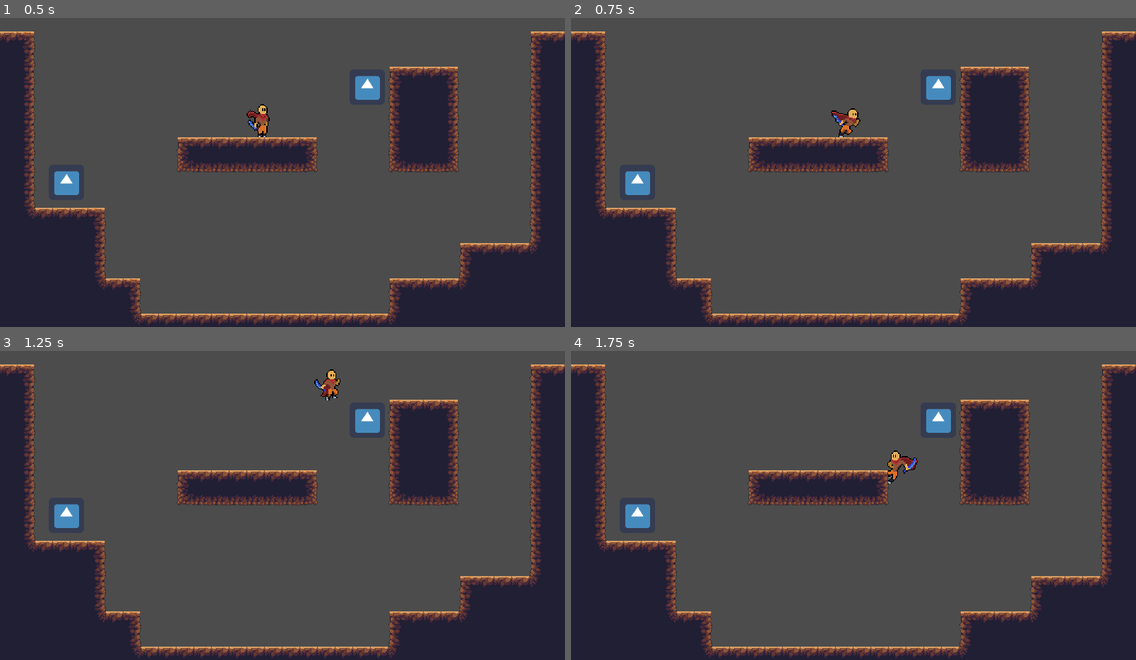
Above: before the commit, frames 1-4 (two rows, left to right).
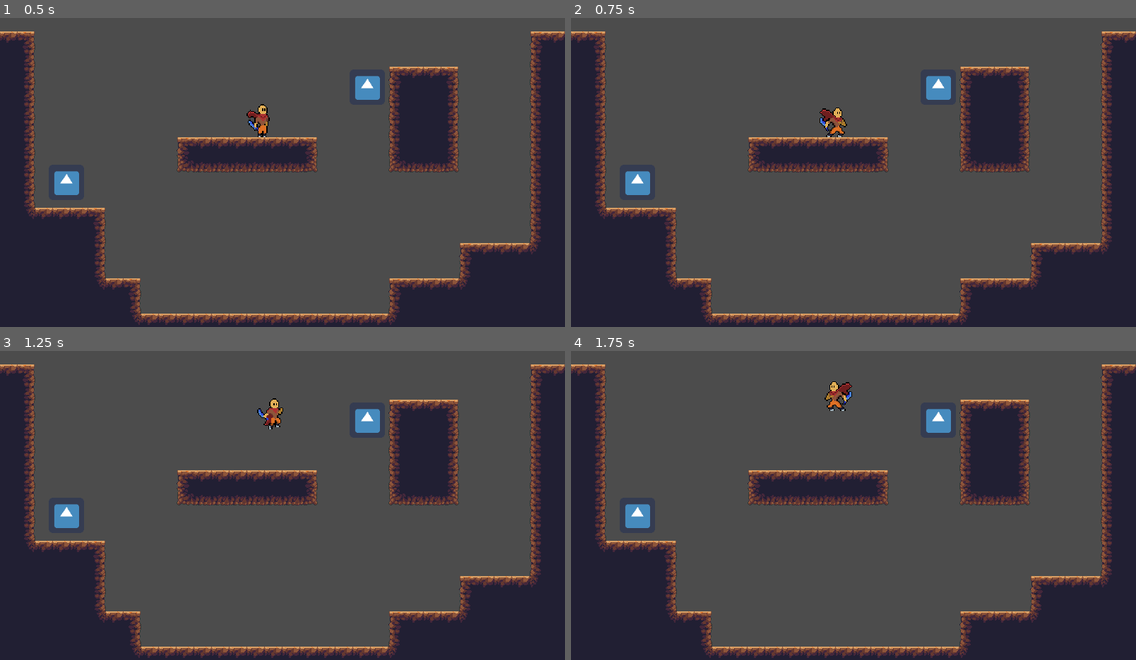
Above: after the commit, the same moments.

Repository: nadzmiidzham/poc-roguelike
Game: Godot game, scene res://src/scene/player_scene.tscn
Same seed, same stepped clock (60 frames per second), same inputs: the game is played once before the commit and once after it. The engine's default icon, where the game draws it, is replaced by a stand-in: a white triangle on a blue panel in a dark square.
Inputs (mouse positions are in pixels of both pictures, inside the frame that each line leads up to):
- Up to frame 1 (0.5 s): no input
- Up to frame 2 (0.75 s): move the mouse to (977, 144) at 0.52 s; hold D (right) from 0.53 s (still down); click (977, 144) at 0.6 s
- Up to frame 3 (1.25 s): keep holding D (right); tap Space (jump) at 0.77, 0.8, 1.07 s
- Up to frame 4 (1.75 s): move the mouse to (740, 511) at 1.27 s; release D (right) at 1.28 s; hold A (left) from 1.28 s (still down); tap Space (jump) at 1.35, 1.52 s; click (740, 511) at 1.55 s

Frame 1 is identical in both runs. In frame 2, 0.4% of the frame differs, in the area x 44-52%, y 28-39%; in frame 3, 0.5%; in frame 4, 0.6%, in the area x 44-62%, y 9-43%.

Commit message:
added basic attack 1

Diff:
--- a/src/actor/player/prefab/player.tscn
+++ b/src/actor/player/prefab/player.tscn
@@ -1,21 +1,239 @@
-[gd_scene load_steps=16 format=2]
+[gd_scene load_steps=19 format=2]
 
 [ext_resource path="res://assets/player/player_idle.png" type="Texture" id=1]
 [ext_resource path="res://assets/player/player_run.png" type="Texture" id=2]
+[ext_resource path="res://assets/player/attack_basic.png" type="Texture" id=3]
+[ext_resource path="res://src/object/hitbox_hurtbox/HitBox.tscn" type="PackedScene" id=4]
 [ext_resource path="res://src/actor/player/script/Player.gd" type="Script" id=5]
 [ext_resource path="res://assets/player/player_jump.png" type="Texture" id=10]
 [ext_resource path="res://assets/player/wall_slide.png" type="Texture" id=11]
 
 [sub_resource type="CapsuleShape2D" id=1]
 radius = 4.42911
-height = 19.5442
+height = 16.203
 
-[sub_resource type="RectangleShape2D" id=2]
-extents = Vector2( 6.78105, 6.54396 )
+[sub_resource type="CapsuleShape2D" id=14]
+radius = 4.9221
+height = 11.5482
 
-[sub_resource type="Animation" id=3]
-resource_name = "attack_1_1"
-length = 0.15
+[sub_resource type="Animation" id=10]
+resource_name = "attack_basic_1"
+length = 0.45
+step = 0.05
+tracks/0/type = "value"
+tracks/0/path = NodePath("CollisionBox:shape:radius")
+tracks/0/interp = 1
+tracks/0/loop_wrap = true
+tracks/0/imported = false
+tracks/0/enabled = true
+tracks/0/keys = {
+"times": PoolRealArray( 0 ),
+"transitions": PoolRealArray( 1 ),
+"update": 0,
+"values": [ 4.42911 ]
+}
+tracks/1/type = "value"
+tracks/1/path = NodePath("CollisionBox:shape:height")
+tracks/1/interp = 1
+tracks/1/loop_wrap = true
+tracks/1/imported = false
+tracks/1/enabled = true
+tracks/1/keys = {
+"times": PoolRealArray( 0 ),
+"transitions": PoolRealArray( 1 ),
+"update": 0,
+"values": [ 16.203 ]
+}
+tracks/2/type = "value"
+tracks/2/path = NodePath("Sprite:rotation_degrees")
+tracks/2/interp = 1
+tracks/2/loop_wrap = true
+tracks/2/imported = false
+tracks/2/enabled = true
+tracks/2/keys = {
+"times": PoolRealArray( 0 ),
+"transitions": PoolRealArray( 1 ),
+"update": 0,
+"values": [ 0.0 ]
+}
+tracks/3/type = "value"
+tracks/3/path = NodePath("Sprite:scale")
+tracks/3/interp = 1
+tracks/3/loop_wrap = true
+tracks/3/imported = false
+tracks/3/enabled = true
+tracks/3/keys = {
+"times": PoolRealArray( 0 ),
+"transitions": PoolRealArray( 1 ),
+"update": 0,
+"values": [ Vector2( 1, 1 ) ]
+}
+tracks/4/type = "value"
+tracks/4/path = NodePath("Sprite:texture")
+tracks/4/interp = 1
+tracks/4/loop_wrap = true
+tracks/4/imported = false
+tracks/4/enabled = true
+tracks/4/keys = {
+"times": PoolRealArray( 0 ),
+"transitions": PoolRealArray( 1 ),
+"update": 1,
+"values": [ ExtResource( 3 ) ]
+}
+tracks/5/type = "value"
+tracks/5/path = NodePath("Sprite:vframes")
+tracks/5/interp = 1
+tracks/5/loop_wrap = true
+tracks/5/imported = false
+tracks/5/enabled = true
+tracks/5/keys = {
+"times": PoolRealArray( 0 ),
+"transitions": PoolRealArray( 1 ),
+"update": 1,
+"values": [ 1 ]
+}
+tracks/6/type = "value"
+tracks/6/path = NodePath("Sprite:hframes")
+tracks/6/interp = 1
+tracks/6/loop_wrap = true
+tracks/6/imported = false
+tracks/6/enabled = true
+tracks/6/keys = {
+"times": PoolRealArray( 0 ),
+"transitions": PoolRealArray( 1 ),
+"update": 1,
+"values": [ 15 ]
+}
+tracks/7/type = "value"
+tracks/7/path = NodePath("Sprite:frame")
+tracks/7/interp = 1
+tracks/7/loop_wrap = true
+tracks/7/imported = false
+tracks/7/enabled = true
+tracks/7/keys = {
+"times": PoolRealArray( 0, 0.1, 0.2, 0.3, 0.4 ),
+"transitions": PoolRealArray( 1, 1, 1, 1, 1 ),
+"update": 1,
+"values": [ 0, 1, 2, 3, 4 ]
+}
+tracks/8/type = "value"
+tracks/8/path = NodePath("Sprite:position")
+tracks/8/interp = 1
+tracks/8/loop_wrap = true
+tracks/8/imported = false
+tracks/8/enabled = true
+tracks/8/keys = {
+"times": PoolRealArray( 0 ),
+"transitions": PoolRealArray( 1 ),
+"update": 0,
+"values": [ Vector2( -1.54749, -3.68353 ) ]
+}
+tracks/9/type = "value"
+tracks/9/path = NodePath("HitBox/HitBoxCollision:shape")
+tracks/9/interp = 1
+tracks/9/loop_wrap = true
+tracks/9/imported = false
+tracks/9/enabled = true
+tracks/9/keys = {
+"times": PoolRealArray( 0 ),
+"transitions": PoolRealArray( 1 ),
+"update": 1,
+"values": [ SubResource( 14 ) ]
+}
+tracks/10/type = "value"
+tracks/10/path = NodePath("HitBox/HitBoxCollision:shape:radius")
+tracks/10/interp = 1
+tracks/10/loop_wrap = true
+tracks/10/imported = false
+tracks/10/enabled = true
+tracks/10/keys = {
+"times": PoolRealArray( 0 ),
+"transitions": PoolRealArray( 1 ),
+"update": 0,
+"values": [ 4.9221 ]
+}
+tracks/11/type = "value"
+tracks/11/path = NodePath("HitBox/HitBoxCollision:shape:height")
+tracks/11/interp = 1
+tracks/11/loop_wrap = true
+tracks/11/imported = false
+tracks/11/enabled = true
+tracks/11/keys = {
+"times": PoolRealArray( 0 ),
+"transitions": PoolRealArray( 1 ),
+"update": 0,
+"values": [ 11.5482 ]
+}
+tracks/12/type = "value"
+tracks/12/path = NodePath("HitBox/HitBoxCollision:position")
+tracks/12/interp = 1
+tracks/12/loop_wrap = true
+tracks/12/imported = false
+tracks/12/enabled = true
+tracks/12/keys = {
+"times": PoolRealArray( 0 ),
+"transitions": PoolRealArray( 1 ),
+"update": 0,
+"values": [ Vector2( 9.21635, 0 ) ]
+}
+tracks/13/type = "value"
+tracks/13/path = NodePath("HitBox/HitBoxCollision:rotation_degrees")
+tracks/13/interp = 1
+tracks/13/loop_wrap = true
+tracks/13/imported = false
+tracks/13/enabled = true
+tracks/13/keys = {
+"times": PoolRealArray( 0 ),
+"transitions": PoolRealArray( 1 ),
+"update": 0,
+"values": [ 0.0 ]
+}
+tracks/14/type = "value"
+tracks/14/path = NodePath("HitBox/HitBoxCollision:scale")
+tracks/14/interp = 1
+tracks/14/loop_wrap = true
+tracks/14/imported = false
+tracks/14/enabled = true
+tracks/14/keys = {
+"times": PoolRealArray( 0 ),
+"transitions": PoolRealArray( 1 ),
+"update": 0,
+"values": [ Vector2( 1, 1 ) ]
+}
+tracks/15/type = "value"
+tracks/15/path = NodePath("HitBox/HitBoxCollision:disabled")
+tracks/15/interp = 1
+tracks/15/loop_wrap = true
+tracks/15/imported = false
+tracks/15/enabled = true
+tracks/15/keys = {
+"times": PoolRealArray( 0, 0.3, 0.45 ),
+"transitions": PoolRealArray( 1, 1, 1 ),
+"update": 1,
+"values": [ true, false, true ]
+}
+tracks/16/type = "method"
+tracks/16/path = NodePath(".")
+tracks/16/interp = 1
+tracks/16/loop_wrap = true
+tracks/16/imported = false
+tracks/16/enabled = true
+tracks/16/keys = {
+"times": PoolRealArray( 0.45 ),
+"transitions": PoolRealArray( 1 ),
+"values": [ {
+"args": [  ],
+"method": "animation_finished"
+} ]
+}
+
+[sub_resource type="CapsuleShape2D" id=13]
+radius = 5.2194
+height = 15.1158
+
+[sub_resource type="Animation" id=11]
+resource_name = "attack_basic_2"
+length = 0.45
 step = 0.05
 tracks/0/type = "value"
 tracks/0/path = NodePath("Sprite:texture")
@@ -27,7 +245,7 @@
 "times": PoolRealArray( 0 ),
 "transitions": PoolRealArray( 1 ),
 "update": 1,
-"values": [ ExtResource( 10 ) ]
+"values": [ ExtResource( 3 ) ]
 }
 tracks/1/type = "value"
 tracks/1/path = NodePath("Sprite:vframes")
@@ -51,7 +269,7 @@
 "times": PoolRealArray( 0 ),
 "transitions": PoolRealArray( 1 ),
 "update": 1,
-"values": [ 7 ]
+"values": [ 15 ]
 }
 tracks/3/type = "value"
 tracks/3/path = NodePath("Sprite:position")
@@ -63,7 +281,7 @@
 "times": PoolRealArray( 0 ),
 "transitions": PoolRealArray( 1 ),
 "update": 0,
-"values": [ Vector2( 6.53876, -1.98649 ) ]
+"values": [ Vector2( 0.236314, -1.98649 ) ]
 }
 tracks/4/type = "value"
 tracks/4/path = NodePath("Sprite:rotation_degrees")
@@ -90,31 +308,31 @@
 "values": [ Vector2( 1, 1 ) ]
 }
 tracks/6/type = "value"
-tracks/6/path = NodePath("Sprite:frame")
+tracks/6/path = NodePath("HitBox/HitBoxArea/HitBoxCollision:disabled")
 tracks/6/interp = 1
 tracks/6/loop_wrap = true
 tracks/6/imported = false
 tracks/6/enabled = true
 tracks/6/keys = {
-"times": PoolRealArray( 0 ),
-"transitions": PoolRealArray( 1 ),
-"update": 1,
-"values": [ 3 ]
+"times": PoolRealArray( 0, 0.1, 0.35 ),
+"transitions": PoolRealArray( 1, 1, 1 ),
+"update": 1,
+"values": [ true, false, true ]
 }
 tracks/7/type = "value"
-tracks/7/path = NodePath("AttackArea/AttackCollision:disabled")
+tracks/7/path = NodePath("HitBox/HitBoxArea/HitBoxCollision:shape")
 tracks/7/interp = 1
 tracks/7/loop_wrap = true
 tracks/7/imported = false
 tracks/7/enabled = true
 tracks/7/keys = {
-"times": PoolRealArray( 0, 0.05, 0.15 ),
-"transitions": PoolRealArray( 1, 1, 1 ),
-"update": 1,
-"values": [ true, false, true ]
+"times": PoolRealArray( 0 ),
+"transitions": PoolRealArray( 1 ),
+"update": 1,
+"values": [ SubResource( 13 ) ]
 }
 tracks/8/type = "value"
-tracks/8/path = NodePath("AttackArea/AttackCollision:shape")
+tracks/8/path = NodePath("HitBox/HitBoxArea/HitBoxCollision:position")
 tracks/8/interp = 1
 tracks/8/loop_wrap = true
 tracks/8/imported = false
@@ -122,11 +340,11 @@
 tracks/8/keys = {
 "times": PoolRealArray( 0 ),
 "transitions": PoolRealArray( 1 ),
-"update": 1,
-"values": [ SubResource( 2 ) ]
+"update": 0,
+"values": [ Vector2( 0, 0 ) ]
 }
 tracks/9/type = "value"
-tracks/9/path = NodePath("AttackArea/AttackCollision:position")
+tracks/9/path = NodePath("HitBox/HitBoxArea/HitBoxCollision:rotation_degrees")
 tracks/9/interp = 1
 tracks/9/loop_wrap = true
 tracks/9/imported = false
@@ -135,10 +353,10 @@
 "times": PoolRealArray( 0 ),
 "transitions": PoolRealArray( 1 ),
 "update": 0,
-"values": [ Vector2( 12.3471, 0 ) ]
+"values": [ 90.0 ]
 }
 tracks/10/type = "value"
-tracks/10/path = NodePath("AttackArea/AttackCollision:rotation_degrees")
+tracks/10/path = NodePath("HitBox/HitBoxArea/HitBoxCollision:scale")
 tracks/10/interp = 1
 tracks/10/loop_wrap = true
 tracks/10/imported = false
@@ -147,22 +365,22 @@
 "times": PoolRealArray( 0 ),
 "transitions": PoolRealArray( 1 ),
 "update": 0,
-"values": [ 0.0 ]
+"values": [ Vector2( 1, 1 ) ]
 }
 tracks/11/type = "value"
-tracks/11/path = NodePath("AttackArea/AttackCollision:scale")
+tracks/11/path = NodePath("Sprite:frame")
 tracks/11/interp = 1
 tracks/11/loop_wrap = true
 tracks/11/imported = false
 tracks/11/enabled = true
 tracks/11/keys = {
-"times": PoolRealArray( 0 ),
-"transitions": PoolRealArray( 1 ),
-"update": 0,
-"values": [ Vector2( 1, 1 ) ]
+"times": PoolRealArray( 0, 0.1, 0.2, 0.3, 0.4 ),
+"transitions": PoolRealArray( 1, 1, 1, 1, 1 ),
+"update": 1,
+"values": [ 4, 5, 6, 7, 8 ]
 }
 tracks/12/type = "value"
-tracks/12/path = NodePath("CollisionBox:shape:radius")
+tracks/12/path = NodePath("HitBox/HitBoxArea/HitBoxCollision:shape:radius")
 tracks/12/interp = 1
 tracks/12/loop_wrap = true
 tracks/12/imported = false
@@ -171,10 +389,10 @@
 "times": PoolRealArray( 0 ),
 "transitions": PoolRealArray( 1 ),
 "update": 0,
-"values": [ 4.42911 ]
+"values": [ 8.47976 ]
 }
 tracks/13/type = "value"
-tracks/13/path = NodePath("CollisionBox:shape:height")
+tracks/13/path = NodePath("HitBox/HitBoxArea/HitBoxCollision:shape:height")
 tracks/13/interp = 1
 tracks/13/loop_wrap = true
 tracks/13/imported = false
@@ -183,24 +401,12 @@
 "times": PoolRealArray( 0 ),
 "transitions": PoolRealArray( 1 ),
 "update": 0,
-"values": [ 19.5442 ]
-}
-tracks/14/type = "value"
-tracks/14/path = NodePath("CollisionBox:position")
-tracks/14/interp = 1
-tracks/14/loop_wrap = true
-tracks/14/imported = false
-tracks/14/enabled = true
-tracks/14/keys = {
-"times": PoolRealArray( 0 ),
-"transitions": PoolRealArray( 1 ),
-"update": 0,
-"values": [ Vector2( 0, 0 ) ]
+"values": [ 15.1158 ]
 }
 
-[sub_resource type="Animation" id=4]
-resource_name = "attack_1_2"
-length = 0.15
+[sub_resource type="Animation" id=12]
+resource_name = "attack_basic_3"
+length = 0.55
 step = 0.05
 tracks/0/type = "value"
 tracks/0/path = NodePath("Sprite:texture")
@@ -212,7 +418,7 @@
 "times": PoolRealArray( 0 ),
 "transitions": PoolRealArray( 1 ),
 "update": 1,
-"values": [ ExtResource( 10 ) ]
+"values": [ ExtResource( 3 ) ]
 }
 tracks/1/type = "value"
 tracks/1/path = NodePath("Sprite:vframes")
@@ -236,7 +442,7 @@
 "times": PoolRealArray( 0 ),
 "transitions": PoolRealArray( 1 ),
 "update": 1,
-"values": [ 7 ]
+"values": [ 15 ]
 }
 tracks/3/type = "value"
 tracks/3/path = NodePath("Sprite:position")
@@ -248,7 +454,7 @@
 "times": PoolRealArray( 0 ),
 "transitions": PoolRealArray( 1 ),
 "update": 0,
-"values": [ Vector2( 2.46983, 6.15135 ) ]
+"values": [ Vector2( -0.358283, -1.98649 ) ]
 }
 tracks/4/type = "value"
 tracks/4/path = NodePath("Sprite:rotation_degrees")
@@ -260,7 +466,7 @@
 "times": PoolRealArray( 0 ),
 "transitions": PoolRealArray( 1 ),
 "update": 0,
-"values": [ -90.0 ]
+"values": [ 0.0 ]
 }
 tracks/5/type = "value"
 tracks/5/path = NodePath("Sprite:scale")
@@ -275,7 +481,7 @@
 "values": [ Vector2( 1, 1 ) ]
 }
 tracks/6/type = "value"
-tracks/6/path = NodePath("Sprite:frame")
+tracks/6/path = NodePath("HitBox/HitBoxArea/HitBoxCollision:shape:radius")
 tracks/6/interp = 1
 tracks/6/loop_wrap = true
 tracks/6/imported = false
@@ -283,11 +489,11 @@
 tracks/6/keys = {
 "times": PoolRealArray( 0 ),
 "transitions": PoolRealArray( 1 ),
-"update": 1,
-"values": [ 3 ]
+"update": 0,
+"values": [ 5.2194 ]
 }
 tracks/7/type = "value"
-tracks/7/path = NodePath("CollisionBox:shape:radius")
+tracks/7/path = NodePath("HitBox/HitBoxArea/HitBoxCollision:shape:height")
 tracks/7/interp = 1
 tracks/7/loop_wrap = true
 tracks/7/imported = false
@@ -296,34 +502,34 @@
 "times": PoolRealArray( 0 ),
 "transitions": PoolRealArray( 1 ),
 "update": 0,
-"values": [ 4.42911 ]
+"values": [ 15.1158 ]
 }
 tracks/8/type = "value"
-tracks/8/path = NodePath("CollisionBox:shape:height")
+tracks/8/path = NodePath("HitBox/HitBoxArea/HitBoxCollision:disabled")
 tracks/8/interp = 1
 tracks/8/loop_wrap = true
 tracks/8/imported = false
 tracks/8/enabled = true
 tracks/8/keys = {
-"times": PoolRealArray( 0 ),
-"transitions": PoolRealArray( 1 ),
-"update": 0,
-"values": [ 19.5442 ]
+"times": PoolRealArray( 0, 0.3, 0.55 ),
+"transitions": PoolRealArray( 1, 1, 1 ),
+"update": 1,
+"values": [ true, false, true ]
 }
 tracks/9/type = "value"
-tracks/9/path = NodePath("AttackArea/AttackCollision:disabled")
+tracks/9/path = NodePath("HitBox/HitBoxArea/HitBoxCollision:position")
 tracks/9/interp = 1
 tracks/9/loop_wrap = true
 tracks/9/imported = false
 tracks/9/enabled = true
 tracks/9/keys = {
-"times": PoolRealArray( 0, 0.05, 0.15 ),
-"transitions": PoolRealArray( 1, 1, 1 ),
-"update": 1,
-"values": [ true, false, true ]
+"times": PoolRealArray( 0 ),
+"transitions": PoolRealArray( 1 ),
+"update": 0,
+"values": [ Vector2( 11.0002, 0 ) ]
 }
 tracks/10/type = "value"
-tracks/10/path = NodePath("AttackArea/AttackCollision:position")
+tracks/10/path = NodePath("HitBox/HitBoxArea/HitBoxCollision:rotation_degrees")
 tracks/10/interp = 1
 tracks/10/loop_wrap = true
 tracks/10/imported = false
@@ -332,10 +538,10 @@
 "times": PoolRealArray( 0 ),
 "transitions": PoolRealArray( 1 ),
 "update": 0,
-"values": [ Vector2( 12.3471, 0 ) ]
+"values": [ 0.0 ]
 }
 tracks/11/type = "value"
-tracks/11/path = NodePath("AttackArea/AttackCollision:rotation_degrees")
+tracks/11/path = NodePath("HitBox/HitBoxArea/HitBoxCollision:scale")
 tracks/11/interp = 1
 tracks/11/loop_wrap = true
 tracks/11/imported = false
@@ -344,207 +550,22 @@
 "times": PoolRealArray( 0 ),
 "transitions": PoolRealArray( 1 ),
 "update": 0,
-"values": [ 0.0 ]
+"values": [ Vector2( 1, 1 ) ]
 }
 tracks/12/type = "value"
-tracks/12/path = NodePath("AttackArea/AttackCollision:scale")
+tracks/12/path = NodePath("Sprite:frame")
 tracks/12/interp = 1
 tracks/12/loop_wrap = true
 tracks/12/imported = false
 tracks/12/enabled = true
 tracks/12/keys = {
-"times": PoolRealArray( 0 ),
-"transitions": PoolRealArray( 1 ),
-"update": 0,
-"values": [ Vector2( 1, 1 ) ]
-}
-tracks/13/type = "value"
-tracks/13/path = NodePath("AttackArea/AttackCollision:shape")
-tracks/13/interp = 1
-tracks/13/loop_wrap = true
-tracks/13/imported = false
-tracks/13/enabled = true
-tracks/13/keys = {
-"times": PoolRealArray( 0 ),
-"transitions": PoolRealArray( 1 ),
-"update": 1,
-"values": [ SubResource( 2 ) ]
+"times": PoolRealArray( 0, 0.1, 0.2, 0.3, 0.4, 0.5 ),
+"transitions": PoolRealArray( 1, 1, 1, 1, 1, 1 ),
+"update": 1,
+"values": [ 9, 10, 11, 12, 13, 14 ]
 }
 
 [sub_resource type="Animation" id=5]
-resource_name = "attack_1_3"
-length = 0.15
-step = 0.05
-tracks/0/type = "value"
-tracks/0/path = NodePath("Sprite:texture")
-tracks/0/interp = 1
-tracks/0/loop_wrap = true
-tracks/0/imported = false
-tracks/0/enabled = true
-tracks/0/keys = {
-"times": PoolRealArray( 0 ),
-"transitions": PoolRealArray( 1 ),
-"update": 1,
-"values": [ ExtResource( 10 ) ]
-}
-tracks/1/type = "value"
-tracks/1/path = NodePath("Sprite:vframes")
-tracks/1/interp = 1
-tracks/1/loop_wrap = true
-tracks/1/imported = false
-tracks/1/enabled = true
-tracks/1/keys = {
-"times": PoolRealArray( 0 ),
-"transitions": PoolRealArray( 1 ),
-"update": 1,
-"values": [ 1 ]
-}
-tracks/2/type = "value"
-tracks/2/path = NodePath("Sprite:hframes")
-tracks/2/interp = 1
-tracks/2/loop_wrap = true
-tracks/2/imported = false
-tracks/2/enabled = true
-tracks/2/keys = {
-"times": PoolRealArray( 0 ),
-"transitions": PoolRealArray( 1 ),
-"update": 1,
-"values": [ 7 ]
-}
-tracks/3/type = "value"
-tracks/3/path = NodePath("Sprite:position")
-tracks/3/interp = 1
-tracks/3/loop_wrap = true
-tracks/3/imported = false
-tracks/3/enabled = true
-tracks/3/keys = {
-"times": PoolRealArray( 0 ),
-"transitions": PoolRealArray( 1 ),
-"update": 0,
-"values": [ Vector2( 2.46983, 2.36304 ) ]
-}
-tracks/4/type = "value"
-tracks/4/path = NodePath("Sprite:rotation_degrees")
-tracks/4/interp = 1
-tracks/4/loop_wrap = true
-tracks/4/imported = false
-tracks/4/enabled = true
-tracks/4/keys = {
-"times": PoolRealArray( 0 ),
-"transitions": PoolRealArray( 1 ),
-"update": 0,
-"values": [ 0.0 ]
-}
-tracks/5/type = "value"
-tracks/5/path = NodePath("Sprite:scale")
-tracks/5/interp = 1
-tracks/5/loop_wrap = true
-tracks/5/imported = false
-tracks/5/enabled = true
-tracks/5/keys = {
-"times": PoolRealArray( 0 ),
-"transitions": PoolRealArray( 1 ),
-"update": 0,
-"values": [ Vector2( -1, 1 ) ]
-}
-tracks/6/type = "value"
-tracks/6/path = NodePath("Sprite:frame")
-tracks/6/interp = 1
-tracks/6/loop_wrap = true
-tracks/6/imported = false
-tracks/6/enabled = true
-tracks/6/keys = {
-"times": PoolRealArray( 0 ),
-"transitions": PoolRealArray( 1 ),
-"update": 1,
-"values": [ 3 ]
-}
-tracks/7/type = "value"
-tracks/7/path = NodePath("CollisionBox:shape:radius")
-tracks/7/interp = 1
-tracks/7/loop_wrap = true
-tracks/7/imported = false
-tracks/7/enabled = true
-tracks/7/keys = {
-"times": PoolRealArray( 0 ),
-"transitions": PoolRealArray( 1 ),
-"update": 0,
-"values": [ 4.42911 ]
-}
-tracks/8/type = "value"
-tracks/8/path = NodePath("CollisionBox:shape:height")
-tracks/8/interp = 1
-tracks/8/loop_wrap = true
-tracks/8/imported = false
-tracks/8/enabled = true
-tracks/8/keys = {
-"times": PoolRealArray( 0 ),
-"transitions": PoolRealArray( 1 ),
-"update": 0,
-"values": [ 19.5442 ]
-}
-tracks/9/type = "value"
-tracks/9/path = NodePath("AttackArea/AttackCollision:shape")
-tracks/9/interp = 1
-tracks/9/loop_wrap = true
-tracks/9/imported = false
-tracks/9/enabled = true
-tracks/9/keys = {
-"times": PoolRealArray( 0 ),
-"transitions": PoolRealArray( 1 ),
-"update": 1,
-"values": [ SubResource( 2 ) ]
-}
-tracks/10/type = "value"
-tracks/10/path = NodePath("AttackArea/AttackCollision:disabled")
-tracks/10/interp = 1
-tracks/10/loop_wrap = true
-tracks/10/imported = false
-tracks/10/enabled = true
-tracks/10/keys = {
-"times": PoolRealArray( 0, 0.05, 0.15 ),
-"transitions": PoolRealArray( 1, 1, 1 ),
-"update": 1,
-"values": [ true, false, true ]
-}
-tracks/11/type = "value"
-tracks/11/path = NodePath("AttackArea/AttackCollision:position")
-tracks/11/interp = 1
-tracks/11/loop_wrap = true
-tracks/11/imported = false
-tracks/11/enabled = true
-tracks/11/keys = {
-"times": PoolRealArray( 0 ),
-"transitions": PoolRealArray( 1 ),
-"update": 0,
-"values": [ Vector2( 12.3471, 0 ) ]
-}
-tracks/12/type = "value"
-tracks/12/path = NodePath("AttackArea/AttackCollision:rotation_degrees")
-tracks/12/interp = 1
-tracks/12/loop_wrap = true
-tracks/12/imported = false
-tracks/12/enabled = true
-tracks/12/keys = {
-"times": PoolRealArray( 0 ),
-"transitions": PoolRealArray( 1 ),
-"update": 0,
-"values": [ 0.0 ]
-}
-tracks/13/type = "value"
-tracks/13/path = NodePath("AttackArea/AttackCollision:scale")
-tracks/13/interp = 1
-tracks/13/loop_wrap = true
-tracks/13/imported = false
-tracks/13/enabled = true
-tracks/13/keys = {
-"times": PoolRealArray( 0 ),
-"transitions": PoolRealArray( 1 ),
-"update": 0,
-"values": [ Vector2( 1, 1 ) ]
-}
-
-[sub_resource type="Animation" id=6]
 length = 0.05
 tracks/0/type = "value"
 tracks/0/path = NodePath("CollisionBox:shape")
@@ -2069,10 +2090,9 @@
 script = ExtResource( 5 )
 
 [node name="Sprite" type="Sprite" parent="."]
-position = Vector2( 6.53876, -1.98649 )
-texture = ExtResource( 10 )
-hframes = 7
-frame = 3
+position = Vector2( -1.54749, -3.68353 )
+texture = ExtResource( 3 )
+hframes = 15
 
 [node name="CollisionBox" type="CollisionShape2D" parent="."]
 shape = SubResource( 1 )
@@ -2087,21 +2107,21 @@
 cast_to = Vector2( 5, 0 )
 collision_mask = 8
 
-[node name="AttackArea" type="Area2D" parent="."]
-collision_layer = 4
-collision_mask = 16
+[node name="HitBox" parent="." instance=ExtResource( 4 )]
 
-[node name="AttackCollision" type="CollisionShape2D" parent="AttackArea"]
-position = Vector2( 12.3471, 0 )
-shape = SubResource( 2 )
+[node name="HitBoxCollision" parent="HitBox" index="0"]
+position = Vector2( 9.21635, 0 )
+shape = SubResource( 14 )
 disabled = true
 
 [node name="Animation" type="AnimationPlayer" parent="."]
-anims/attack_1_1 = SubResource( 3 )
-anims/attack_1_2 = SubResource( 4 )
-anims/attack_1_3 = SubResource( 5 )
-anims/fall = SubResource( 6 )
-anims/idle = SubResource( 7 )
-anims/jump = SubResource( 8 )
-anims/run = SubResource( 9 )
-anims/wall_slide = SubResource( 10 )
+anims/attack_basic_1 = SubResource( 10 )
+anims/attack_basic_2 = SubResource( 11 )
+anims/attack_basic_3 = SubResource( 12 )
+anims/fall = SubResource( 5 )
+anims/idle = SubResource( 6 )
+anims/jump = SubResource( 7 )
+anims/run = SubResource( 8 )
+anims/wall_slide = SubResource( 9 )
+
+[editable path="HitBox"]
--- a/src/actor/player/script/Player.gd
+++ b/src/actor/player/script/Player.gd
@@ -14,12 +14,33 @@
 
 onready var velocity := Vector2.ZERO
 onready var linear_drag := 0.2
-onready var cur_attack_time := 1
-onready var max_attack_time := 3
+onready var cur_basic_attack_time := 1
+onready var max_basic_attack_time := 3
 onready var is_facing_right := true
 onready var is_wall_sliding := false
 onready var is_wall_jumping := false
+onready var is_attacking := false
 
+
+func _process(delta):
+	# run animation
+	if is_attacking:
+		animation.play("attack_basic_1")
+		return
+
+	if is_grounded():
+		if abs(velocity.x) > 0:
+			animation.play("run")
+		else:
+			animation.play("idle")
+
+	if !is_grounded() && (velocity.y > 0):
+		animation.play("fall")
+	elif (is_grounded() || is_wall_jumping) && (velocity.y < 0):
+		animation.play("jump")
+
+	if is_wall_sliding:
+		animation.play("wall_slide")
 
 func _physics_process(delta):
 	velocity.y += gravity # compute gravity
@@ -28,32 +49,20 @@
 	if !is_wall_jumping:
 		if Input.is_action_pressed("right"):
 			velocity.x = min(velocity.x + acceleration, max_speed) # velocity cannot be more than max_speed
-			if is_grounded():
-				animation.play("run")
 		elif Input.is_action_pressed("left"):
 			velocity.x = max(velocity.x - acceleration, -max_speed) # velocity cannot be more than -max_speed
-			if is_grounded():
-				animation.play("run")
 		else:
-			velocity.x = lerp(velocity.x, 0, 0.2)
-			if is_grounded():
-				animation.play("idle")
+			velocity.x = 0 # lerp(velocity.x, 0, 0.5)
 
 	# fall & jump
-	if !is_wall_sliding && is_grounded() && Input.is_action_just_pressed("jump"):
-			velocity.y = -jump_force
-
-	if !is_grounded() && velocity.y > 0:
-		animation.play("fall")
-	elif (is_grounded() || is_wall_jumping) && velocity.y < 0:
-		animation.play("jump")
+	if !is_attacking && !is_wall_sliding && is_grounded() && Input.is_action_just_pressed("jump"):
+		velocity.y = -jump_force
 
 	# wall slide & wall jump
 	if !is_grounded() && is_touching_wall() && velocity.y > 0:
 		var slide_speed = gravity / 2
 		velocity.y = min(velocity.y + slide_speed, max_slide_speed)
 		is_wall_sliding = true
-		animation.play("wall_slide")
 
 	if is_wall_sliding && Input.is_action_just_pressed("jump"):
 		var direction = -1 if is_facing_right else 1
@@ -66,11 +75,22 @@
 	if is_grounded():
 		is_wall_jumping = false
 
+	# attack
+	if !is_touching_wall() && Input.is_action_just_pressed("attack_1"):
+		is_attacking = true
+
+	# prevent ground movement while attacking
+	if is_attacking && is_grounded():
+		velocity.x = 0
+
 	velocity = move_and_slide(velocity, Vector2.UP) # compute velocity
 
 func _input(event):
 	if (!is_facing_right && event.is_action_pressed("right")) || (is_facing_right && event.is_action_pressed("left")):
+		if is_attacking:
+			return
 		flip()
+
 
 func flip():
 	is_facing_right = !is_facing_right
@@ -81,3 +101,8 @@
 
 func is_touching_wall():
 	return front_check.is_colliding()
+
+func animation_finished():
+	if (!is_facing_right && Input.is_action_pressed("right")) || (is_facing_right && Input.is_action_pressed("left")):
+		flip()
+	is_attacking = false
--- /dev/null
+++ b/src/object/hitbox_hurtbox/HitBox.tscn
@@ -0,0 +1,5 @@
+[gd_scene format=2]
+
+[node name="HitBoxArea" type="Area2D"]
+
+[node name="HitBoxCollision" type="CollisionShape2D" parent="."]
Binary file added: assets/player/attack_basic.png
Not shown, added: assets/player/attack_basic.png.import
Not shown: 4 places in src/actor/player/prefab/player.tscn that only renumber resources
